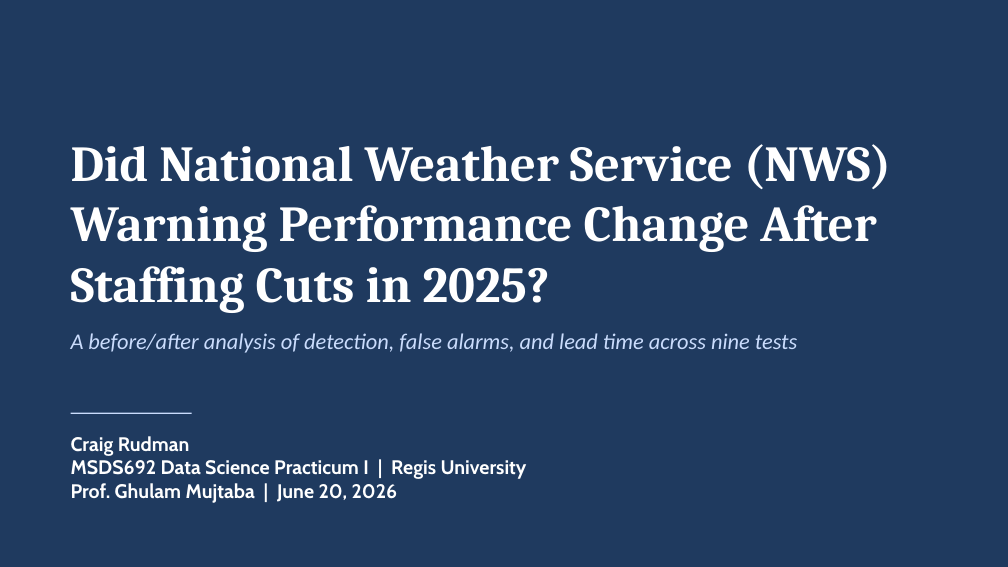
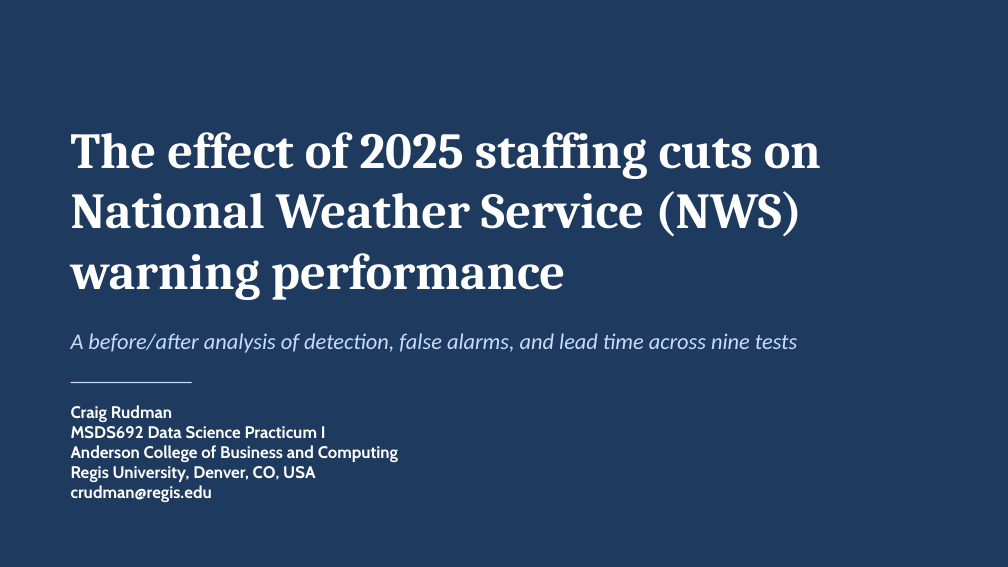
Before and after one commit to craig-rudman/MSDS692, a slide deck: slide 1 of report/MSDS692 Practicum I Craig Rudman.pptx. Drawn at 1008x567 pixels with LibreOffice and Linux fonts; fonts in the diff are those of the drawing. Boxes give left, top, right and bottom in pixels: in the first picture for what was removed or moved away, otherwise in the second. Text is boxed around its words. In the diff, an @@ line names an element or a change of style, - is before the commit and + after.

```diff
--- a/report/MSDS692 Practicum I Craig Rudman.pptx
+++ b/report/MSDS692 Practicum I Craig Rudman.pptx
@@ text at [71, 132, 821, 300]: text changed @@
-Did National Weather Service (NWS) Warning Performance Change After Staffing Cuts in 2025?
+The effect of 2025 staffing cuts on National Weather Service (NWS) warning performance
@@ line moved from (71, 413) - (192, 413) to (71, 382) - (192, 382) @@
@@ text at [71, 405, 172, 422]: size 14 to 12 pt in "Craig Rudman" @@
@@ text "Craig Rudman": place and size @@
-text "Craig Rudman" at [71, 436, 527, 503]
+text "Craig Rudman" at [71, 405, 398, 502]
@@ text at [71, 426, 398, 502]: text changed; size 14 to 12 pt @@
-MSDS692 Data Science Practicum I | Regis University
-Prof. Ghulam Mujtaba | June 20, 2026
+MSDS692 Data Science Practicum I
+Anderson College of Business and Computing
+Regis University, Denver, CO, USA
+crudman@regis.edu
```
Also in this commit, not shown: 8 other slides changed, 2 slides removed, 22 other files.
